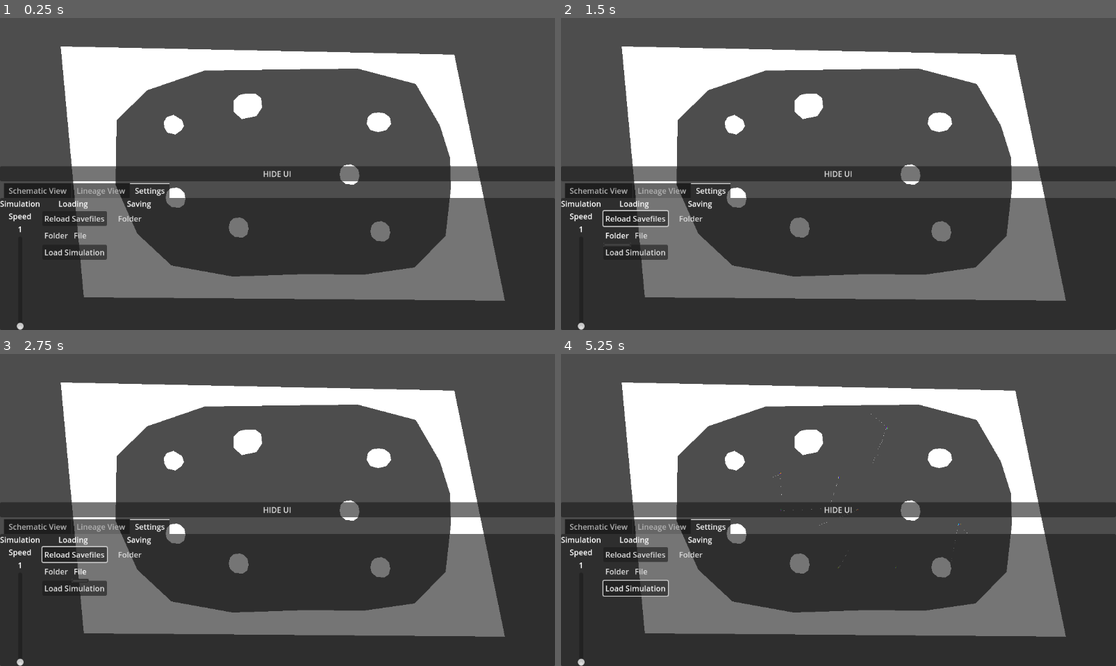
Above: before the commit, frames 1-4 (two rows, left to right).
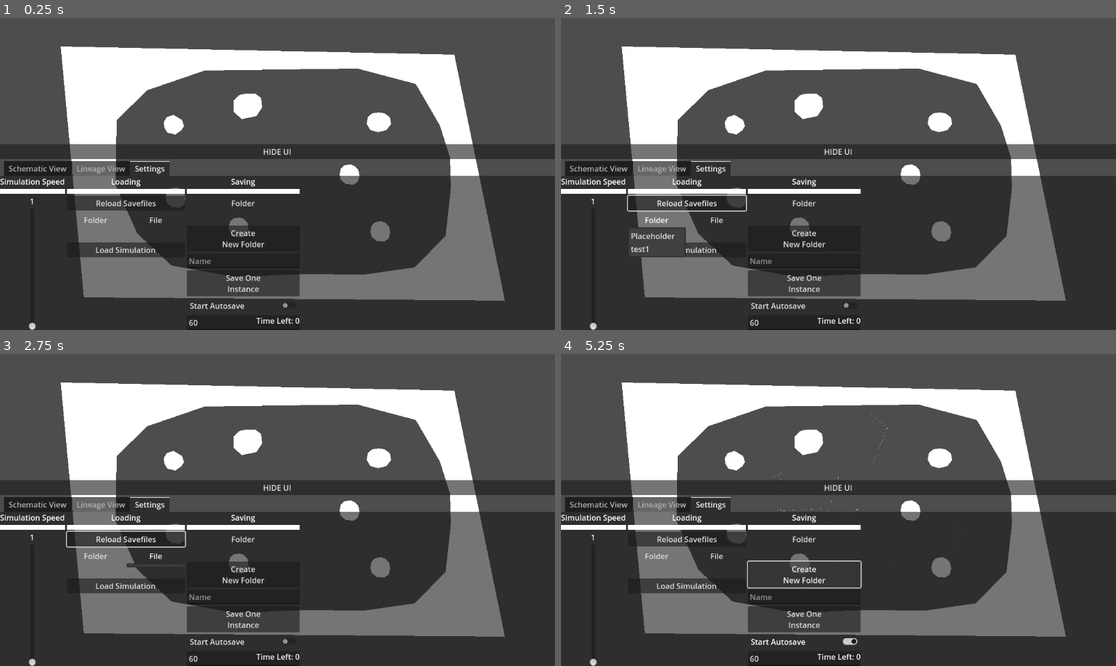
Above: after the commit, the same moments.

Repository: 06gusmog/EVOLUTIONATOR-4000
Game: Godot game, scene res://Misc/world.tscn
The game is run twice, just before and just after one commit, with the same random seed, the same clock (stepped at 60 frames per second) and the same inputs.
Inputs (mouse positions are in pixels of both pictures, inside the frame that each line leads up to):
- Up to frame 1 (0.25 s): no input
- Up to frame 2 (1.5 s): click "Reload Savefiles" at 0.5 s; click "Folder" at 1.25 s
- Up to frame 3 (2.75 s): click "File" at 2 s
- Up to frame 4 (5.25 s): click "Load Simulation" at 2.75 s; click (805, 619) at 3.5 s, where only the run after the commit has a clickable "Save One Instance"; click (805, 641) at 4.25 s, where only the run after the commit has a clickable "Start Autosave"; click (805, 575) at 5 s, where only the run after the commit has a clickable "Create New Folder"

The runs differ from the first frame. In frame 1, 16% of the frame differs, in the area x 0-100%, y 40-100%; in frame 2, 16%; in frame 3, 16%; in frame 4, 16%.

Commit message:
Finished, untested

Diff:
--- a/Godot/Misc/User Interface/Settings/settings.gd
+++ b/Godot/Misc/User Interface/Settings/settings.gd
@@ -1,24 +1,111 @@
 extends HBoxContainer
+
+# 1 thing left: Saving timer. Make it check the string so it updates.
+# And adjust timer to simulation speed when it changes.
+
+@onready var world: Node2D = $"../../../../.."
+
 # Simulation Speed
 @onready var simulation_speed_slider: VSlider = $"simulation_speed/Simulation Speed Slider"
 @onready var simulation_speed_value: Label = $simulation_speed/Value
 
+var root_dir = DirAccess.open("res://savefiles/")
+
+# Loading
+@onready var reload_button: Button = $"Loading/Reload Button"
+@onready var loading_folder_menu: MenuButton = $"Loading/HBoxContainer/Folder Menu"
+@onready var file_menu: MenuButton = $"Loading/HBoxContainer/File Menu"
+@onready var folder: Label = $"Loading/selected File/Folder"
+@onready var file: Label = $"Loading/selected File/File"
+@onready var load_simulation: Button = $"Loading/Load Simulation"
+
 # Saving
-var root_dir = DirAccess.open("res://savefiles/")
-@onready var reload_button = $"Saving/Reload Button"
-@onready var file_menu = $"Saving/File Menu"
-@onready var load_simulation = $"Saving/Load Simulation"
-
-func reload_files():
-	var list_of_folders = root_dir.get_directories()
-
+@onready var saving_folder_menu: MenuButton = $"Saving/Folder Menu"
+@onready var selected_folder: Label = $"Saving/Selected Folder"
+@onready var new_folder: Button = $"Saving/New Folder"
+@onready var folder_name: LineEdit = $"Saving/Folder Name"
+@onready var save: Button = $Saving/Save
+@onready var check_button: CheckButton = $Saving/CheckButton
+@onready var autosave_time: LineEdit = $"Saving/Autosave Time"
+@onready var autosave_timer: Timer = $"../../../../../Autosave Timer"
+@onready var time_until_autosave: Label = $"Saving/Autosave Time/Time Until Autosave"
 
 func _ready() -> void:
 	simulation_speed_slider.value = GlobalSettings.simulation_speed
 
-
+func _process(delta: float) -> void:
+	time_until_autosave.text = 'Time Left: ' + str(int(autosave_timer.time_left))
 
 func _on_simulation_speed_slider_drag_ended(value_changed: bool) -> void:
 	GlobalSettings.simulation_speed = simulation_speed_slider.value
 	GlobalSettings.set_simulation_speed(simulation_speed_slider.value)
 	simulation_speed_value.text = str(simulation_speed_slider.value)
+
+func set_popup(menu_button, options):
+	var popup = menu_button.get_popup()
+	popup.clear()
+	for item in options:
+		popup.add_item(item)
+
+func _on_reload_button_button_down() -> void:
+	var directories = root_dir.get_directories()
+	set_popup(loading_folder_menu, directories)
+	set_popup(saving_folder_menu, directories)
+
+func _on_folder_menu_button_down() -> void:
+	var popup_menu = loading_folder_menu.get_popup()
+	popup_menu.index_pressed.connect(_on_folder_menu_button_popup_select)
+
+func _on_folder_menu_button_popup_select(index):
+	var files = root_dir.get_files_at('res://savefiles/' + loading_folder_menu.get_popup().get_item_text(index))
+	print(files)
+	set_popup(file_menu, files)
+	folder.text = loading_folder_menu.get_popup().get_item_text(index)
+	file.text = ''
+
+func _on_file_menu_button_down() -> void:
+	var popup_menu = file_menu.get_popup()
+	popup_menu.index_pressed.connect(_on_file_menu_button_popup_select)
+
+func _on_file_menu_button_popup_select(index):
+	file.text = loading_folder_menu.get_popup().get_item_text(index)
+
+func _on_load_simulation_button_down() -> void:
+	if folder.text != '' and file.text != '':
+		world.load_game_2("res://savefiles/" + folder.text + '/' + file.text + '.txt')
+
+func _on_new_folder_button_down() -> void:
+	if folder_name.text != '':
+		if folder_name.text in root_dir.get_directories():
+			print('Folder already exists')
+			return
+		root_dir.make_dir(folder_name.text)
+
+func _on_saving_folder_menu_button_down() -> void:
+	var popup_menu = saving_folder_menu.get_popup()
+	popup_menu.index_pressed.connect(_on_saving_folder_menu_button_popup_select)
+
+func _on_saving_folder_menu_button_popup_select(index):
+	GlobalSettings.save_path = 'res://savefiles/' + saving_folder_menu.get_popup().get_item_text(index) + '/'
+	selected_folder.text = saving_folder_menu.get_popup().get_item_text(index)
+
+func _on_save_button_down() -> void:
+	world.save_game_2()
+
+func _on_autosave_time_text_changed(new_text: String) -> void:
+	if new_text.is_valid_int():
+		if int(new_text) > 0:
+			autosave_timer.wait_time = int(new_text) * 60
+			print(autosave_timer.wait_time)
+
+func _on_check_button_button_down() -> void:
+	if check_button.button_pressed:
+		autosave_timer.stop()
+		print('stop')
+	else:
+		autosave_timer.start()
+		print('start')
+
+
+func _on_autosave_timer_timeout() -> void:
+	world.save_game_2()
--- a/Godot/Misc/world.tscn
+++ b/Godot/Misc/world.tscn
@@ -21,6 +21,8 @@
 script = ExtResource("1_yl8cj")
 creature_amount = 20
 
+[node name="Autosave Timer" type="Timer" parent="."]
+
 [node name="Spawnpoints" type="Node2D" parent="."]
 
 [node name="Spawn 1" type="Node2D" parent="Spawnpoints"]
@@ -300,9 +302,12 @@
 
 [node name="Title" type="Label" parent="CanvasLayer/UserInterface2/VBoxContainer/TabContainer/Settings/simulation_speed"]
 layout_mode = 2
-text = "Simulation
-Speed"
+text = "Simulation Speed"
 horizontal_alignment = 1
+
+[node name="Title Bar" type="ColorRect" parent="CanvasLayer/UserInterface2/VBoxContainer/TabContainer/Settings/simulation_speed"]
+custom_minimum_size = Vector2(0, 10)
+layout_mode = 2
 
 [node name="Value" type="Label" parent="CanvasLayer/UserInterface2/VBoxContainer/TabContainer/Settings/simulation_speed"]
 layout_mode = 2
@@ -322,7 +327,11 @@
 
 [node name="Title" type="Label" parent="CanvasLayer/UserInterface2/VBoxContainer/TabContainer/Settings/Loading"]
 layout_mode = 2
-text = "        Loading"
+text = "                      Loading                      "
+
+[node name="Title Bar" type="ColorRect" parent="CanvasLayer/UserInterface2/VBoxContainer/TabContainer/Settings/Loading"]
+custom_minimum_size = Vector2(0, 10)
+layout_mode = 2
 
 [node name="Reload Button" type="Button" parent="CanvasLayer/UserInterface2/VBoxContainer/TabContainer/Settings/Loading"]
 layout_mode = 2
@@ -334,13 +343,26 @@
 
 [node name="Folder Menu" type="MenuButton" parent="CanvasLayer/UserInterface2/VBoxContainer/TabContainer/Settings/Loading/HBoxContainer"]
 layout_mode = 2
+size_flags_horizontal = 3
 text = "Folder"
 
 [node name="File Menu" type="MenuButton" parent="CanvasLayer/UserInterface2/VBoxContainer/TabContainer/Settings/Loading/HBoxContainer"]
 layout_mode = 2
+size_flags_horizontal = 3
 text = "File
 "
 
+[node name="selected File" type="HBoxContainer" parent="CanvasLayer/UserInterface2/VBoxContainer/TabContainer/Settings/Loading"]
+layout_mode = 2
+
+[node name="Folder" type="Label" parent="CanvasLayer/UserInterface2/VBoxContainer/TabContainer/Settings/Loading/selected File"]
+layout_mode = 2
+size_flags_horizontal = 3
+
+[node name="File" type="Label" parent="CanvasLayer/UserInterface2/VBoxContainer/TabContainer/Settings/Loading/selected File"]
+layout_mode = 2
+size_flags_horizontal = 3
+
 [node name="Load Simulation" type="Button" parent="CanvasLayer/UserInterface2/VBoxContainer/TabContainer/Settings/Loading"]
 layout_mode = 2
 text = "Load Simulation"
@@ -350,16 +372,68 @@
 
 [node name="Label" type="Label" parent="CanvasLayer/UserInterface2/VBoxContainer/TabContainer/Settings/Saving"]
 layout_mode = 2
-text = "         Saving"
+text = "                      Saving                      "
+
+[node name="Title Bar" type="ColorRect" parent="CanvasLayer/UserInterface2/VBoxContainer/TabContainer/Settings/Saving"]
+custom_minimum_size = Vector2(0, 10)
+layout_mode = 2
 
 [node name="Folder Menu" type="MenuButton" parent="CanvasLayer/UserInterface2/VBoxContainer/TabContainer/Settings/Saving"]
 layout_mode = 2
 text = "Folder
 "
 
+[node name="Selected Folder" type="Label" parent="CanvasLayer/UserInterface2/VBoxContainer/TabContainer/Settings/Saving"]
+layout_mode = 2
+
+[node name="New Folder" type="Button" parent="CanvasLayer/UserInterface2/VBoxContainer/TabContainer/Settings/Saving"]
+layout_mode = 2
+text = "Create
+New Folder"
+
+[node name="Folder Name" type="LineEdit" parent="CanvasLayer/UserInterface2/VBoxContainer/TabContainer/Settings/Saving"]
+layout_mode = 2
+placeholder_text = "Name"
+
+[node name="Save" type="Button" parent="CanvasLayer/UserInterface2/VBoxContainer/TabContainer/Settings/Saving"]
+layout_mode = 2
+text = "Save One
+Instance"
+
+[node name="CheckButton" type="CheckButton" parent="CanvasLayer/UserInterface2/VBoxContainer/TabContainer/Settings/Saving"]
+layout_mode = 2
+text = "Start Autosave"
+
+[node name="Autosave Time" type="LineEdit" parent="CanvasLayer/UserInterface2/VBoxContainer/TabContainer/Settings/Saving"]
+layout_mode = 2
+text = "60"
+placeholder_text = "Time between saves"
+
+[node name="Time Until Autosave" type="Label" parent="CanvasLayer/UserInterface2/VBoxContainer/TabContainer/Settings/Saving/Autosave Time"]
+layout_mode = 1
+anchors_preset = 1
+anchor_left = 1.0
+anchor_right = 1.0
+offset_left = -40.0
+offset_bottom = 23.0
+grow_horizontal = 0
+text = "Time Left: 3600"
+horizontal_alignment = 2
+
 [node name="FileLogger" parent="." instance=ExtResource("7_654aw")]
 
+[connection signal="timeout" from="Autosave Timer" to="CanvasLayer/UserInterface2/VBoxContainer/TabContainer/Settings" method="_on_autosave_timer_timeout"]
 [connection signal="timeout" from="Spawnpoints/SpawnTimer" to="." method="_on_spawn_timer_timeout"]
 [connection signal="timeout" from="FoodSpawnPoints/FoodSpawnTimer" to="." method="_on_food_spawn_timer_timeout"]
 [connection signal="pressed" from="CanvasLayer/UserInterface2/VBoxContainer/DOWN" to="CanvasLayer/UserInterface2" method="_on_hide_ui_button_pressed"]
 [connection signal="drag_ended" from="CanvasLayer/UserInterface2/VBoxContainer/TabContainer/Settings/simulation_speed/Simulation Speed Slider" to="CanvasLayer/UserInterface2/VBoxContainer/TabContainer/Settings" method="_on_simulation_speed_slider_drag_ended"]
+[connection signal="button_down" from="CanvasLayer/UserInterface2/VBoxContainer/TabContainer/Settings/Loading/Reload Button" to="CanvasLayer/UserInterface2/VBoxContainer/TabContainer/Settings" method="_on_reload_button_button_down"]
+[connection signal="button_down" from="CanvasLayer/UserInterface2/VBoxContainer/TabContainer/Settings/Loading/HBoxContainer/Folder Menu" to="CanvasLayer/UserInterface2/VBoxContainer/TabContainer/Settings" method="_on_folder_menu_button_down"]
+[connection signal="button_down" from="CanvasLayer/UserInterface2/VBoxContainer/TabContainer/Settings/Loading/HBoxContainer/File Menu" to="CanvasLayer/UserInterface2/VBoxContainer/TabContainer/Settings" method="_on_file_menu_button_down"]
+[connection signal="button_down" from="CanvasLayer/UserInterface2/VBoxContainer/TabContainer/Settings/Loading/Load Simulation" to="CanvasLayer/UserInterface2/VBoxContainer/TabContainer/Settings" method="_on_load_simulation_button_down"]
+[connection signal="button_down" from="CanvasLayer/UserInterface2/VBoxContainer/TabContainer/Settings/Saving/Folder Menu" to="CanvasLayer/UserInterface2/VBoxContainer/TabContainer/Settings" method="_on_saving_folder_menu_button_down"]
+[connection signal="button_down" from="CanvasLayer/UserInterface2/VBoxContainer/TabContainer/Settings/Saving/New Folder" to="CanvasLayer/UserInterface2/VBoxContainer/TabContainer/Settings" method="_on_new_folder_button_down"]
+[connection signal="button_down" from="CanvasLayer/UserInterface2/VBoxContainer/TabContainer/Settings/Saving/Save" to="CanvasLayer/UserInterface2/VBoxContainer/TabContainer/Settings" method="_on_save_button_down"]
+[connection signal="button_down" from="CanvasLayer/UserInterface2/VBoxContainer/TabContainer/Settings/Saving/CheckButton" to="CanvasLayer/UserInterface2/VBoxContainer/TabContainer/Settings" method="_on_check_button_button_down"]
+[connection signal="button_up" from="CanvasLayer/UserInterface2/VBoxContainer/TabContainer/Settings/Saving/CheckButton" to="CanvasLayer/UserInterface2/VBoxContainer/TabContainer/Settings" method="_on_check_button_button_up"]
+[connection signal="text_changed" from="CanvasLayer/UserInterface2/VBoxContainer/TabContainer/Settings/Saving/Autosave Time" to="CanvasLayer/UserInterface2/VBoxContainer/TabContainer/Settings" method="_on_autosave_time_text_changed"]
--- a/Godot/Standards/global_settings.gd
+++ b/Godot/Standards/global_settings.gd
@@ -73,7 +73,7 @@
 
 
 var savefile_selected = "res://savefiles/savegame13-8.txt"
-var save_path = "res://savefiles/"
+var save_path = "res://savefiles/Placeholder/"
 
 func _ready():
 	set_simulation_speed(simulation_speed)
Not shown, added: Godot/savefiles/Placeholder/savegame9-43.txt
Not shown, added: Godot/savefiles/test1/savegame13-42.txt
